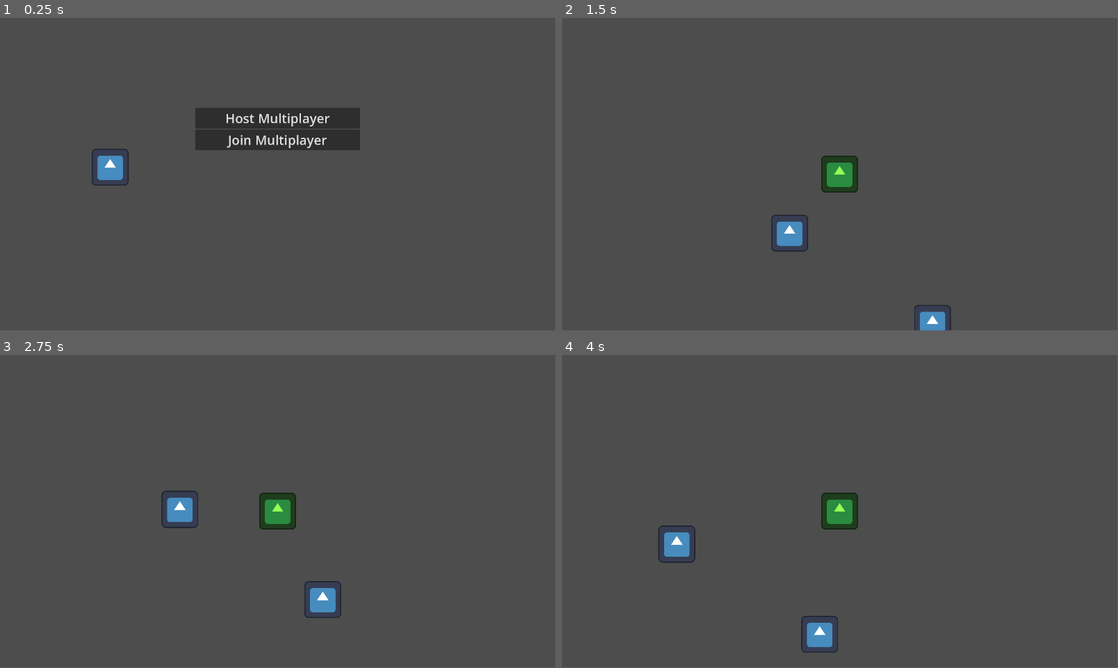
Above: before the commit, frames 1-4 (two rows, left to right).
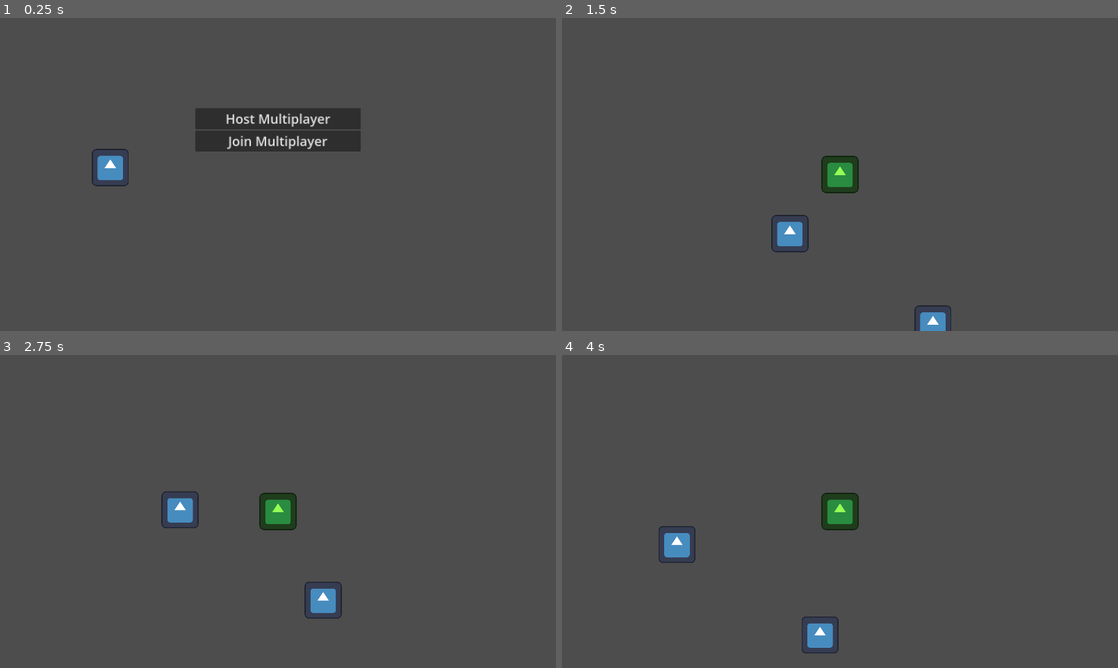
Above: after the commit, the same moments.

Repository: SiTOTG/TestMultiplayerVSC
Game: Godot game, scene res://level.tscn
Same seed, same stepped clock (60 frames per second), same inputs: the game is played once before the commit and once after it. The engine's default icon, where the game draws it, is replaced by a stand-in: a white triangle on a blue panel in a dark square.
Inputs:
- Up to frame 1 (0.25 s): no input
- Up to frame 2 (1.5 s): click "Host Multiplayer" at 0.5 s; tap Enter at 1.25 s; hold Right (ui_right) from 1.28 s (still down)
- Up to frame 3 (2.75 s): release Right (ui_right) at 2.03 s; hold Down (ui_down) from 2.03 s (still down)
- Up to frame 4 (4 s): release Down (ui_down) at 2.78 s; hold Right (ui_right) 2.78-3.53 s; hold Up (ui_up) from 3.53 s (still down)
In our replay, the window is 799x449 before the commit and 800x450 after it. These sizes can differ from the game's own. Grey fills any space a smaller window leaves; there, only what the larger window draws over its background counts as a difference.

The runs differ from the first frame. In frame 1, 0.9% of the frame differs, in the area x 16-65%, y 28-54%; in frame 2, 0.2%; in frame 3, 0.2%; in frame 4, 0.2%.

Commit message:
Add connection code

Diff:
--- a/project.godot
+++ b/project.godot
@@ -19,3 +19,7 @@
 
 window/size/viewport_width=1920
 window/size/viewport_height=1080
+window/size/window_width_override=720
+window/size/window_height_override=480
+window/stretch/mode="canvas_items"
+window/stretch/aspect="expand"
--- a/scripts/level.gd
+++ b/scripts/level.gd
@@ -18,11 +18,25 @@
 
 func start_as_host():
 	$CanvasLayer/MainMenu.visible = false
+	enet = ENetMultiplayerPeer.new()
+	enet.create_server(PORT)
+	multiplayer.multiplayer_peer = enet
+	enet.peer_connected.connect(
+		func(id):
+			print(id, " connected to the server")
+	)
 	spawn_player()
 
 
 func start_as_client():
 	$CanvasLayer/MainMenu.visible = false
+	enet = ENetMultiplayerPeer.new()
+	enet.create_client(SERVER_IP, PORT)
+	multiplayer.multiplayer_peer = enet
+	enet.connection_succeeded.connect(
+		func():
+			print("Successfully connected to server")
+	)
 	spawn_player()
 
 
